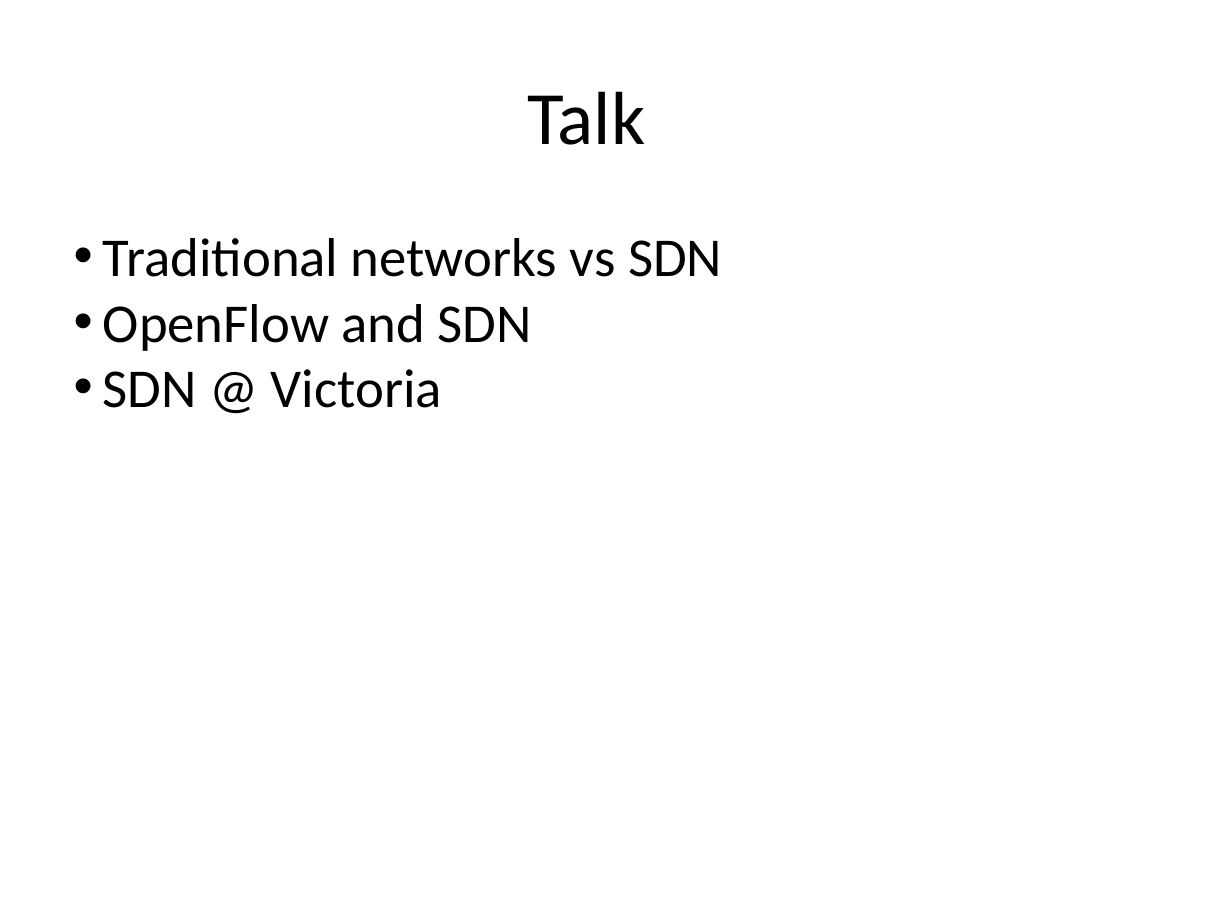
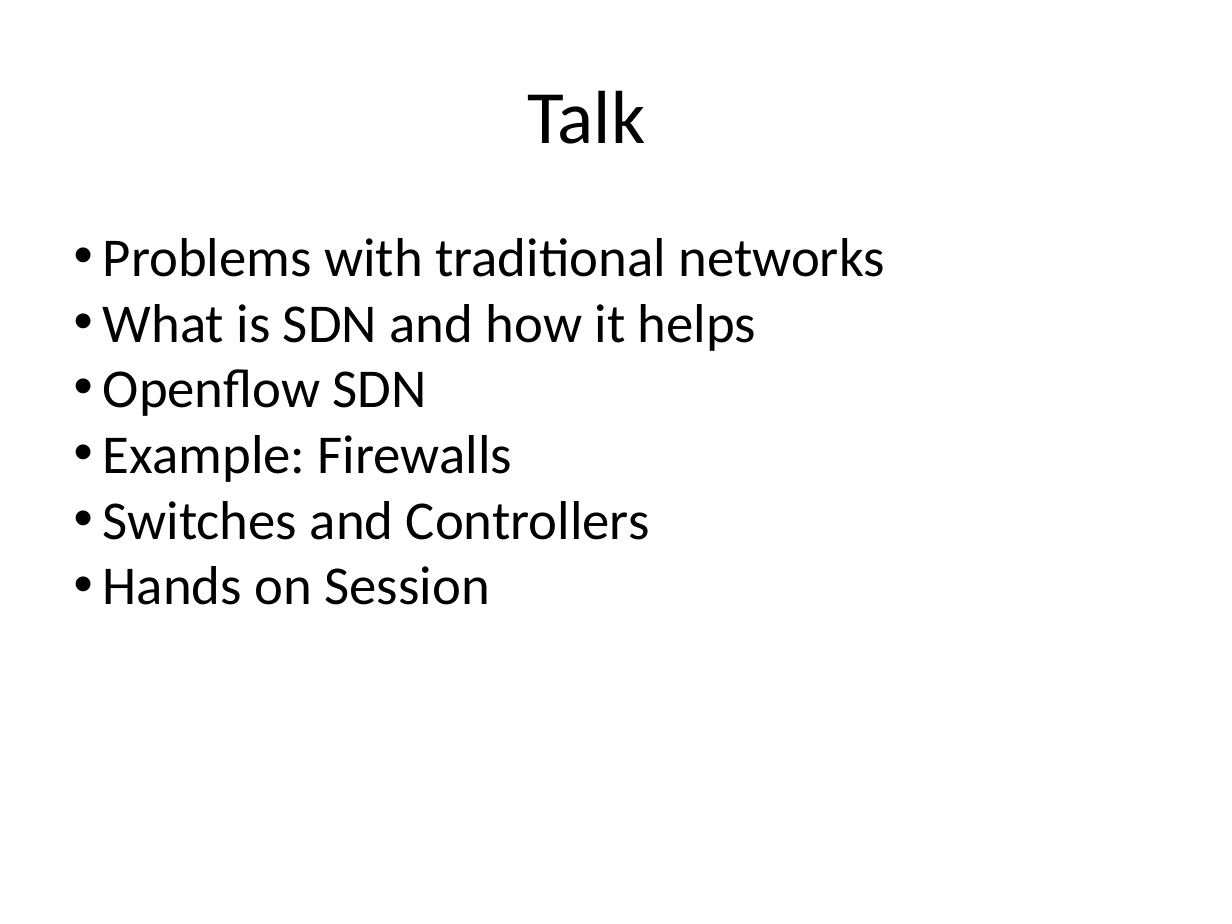
Before and after one commit to gwacter-zz/sdn-workshop, a slide deck: slide 2 of presentations/SDN-Introduction.pptx. Drawn at 1232x924 pixels with LibreOffice and Linux fonts; fonts in the diff are those of the drawing; background and template pictures are left out. Boxes give left, top, right and bottom in pixels: in the first picture for what was removed or moved away, otherwise in the second. Text is boxed around its words. In the diff, an @@ line names an element or a change of style, - is before the commit and + after.

```diff
--- a/presentations/SDN-Introduction.pptx
+++ b/presentations/SDN-Introduction.pptx
@@ text at <box>103,238,885,605</box>: text changed @@
-• Traditional networks vs SDN
-• OpenFlow and SDN
-• SDN @ Victoria
+• Problems with traditional networks
+• What is SDN and how it helps
+• Openflow SDN
+• Example: Firewalls
+• Switches and Controllers
+• Hands on Session
```
Also in this commit, not shown: 10 other slides changed, 22 slides added, 15 slides removed.
